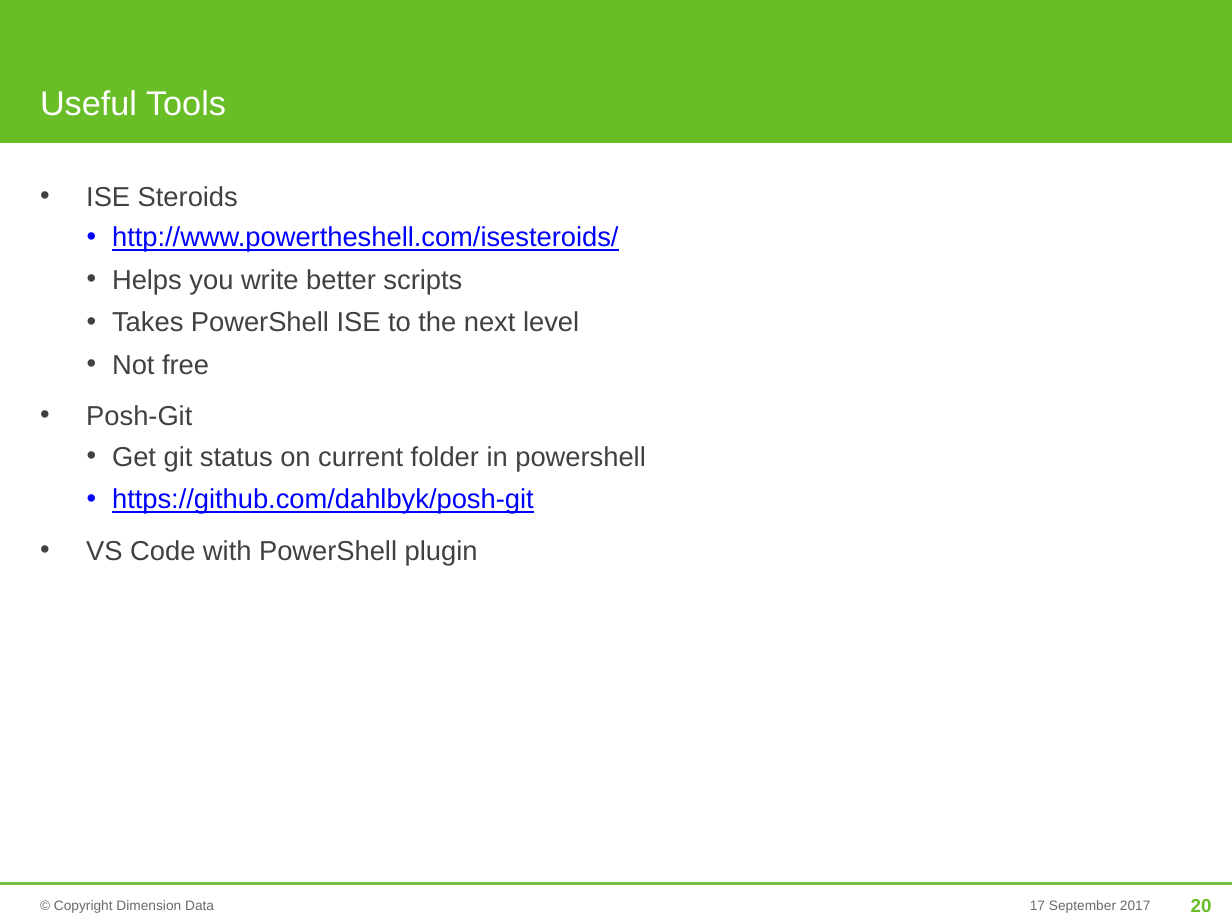
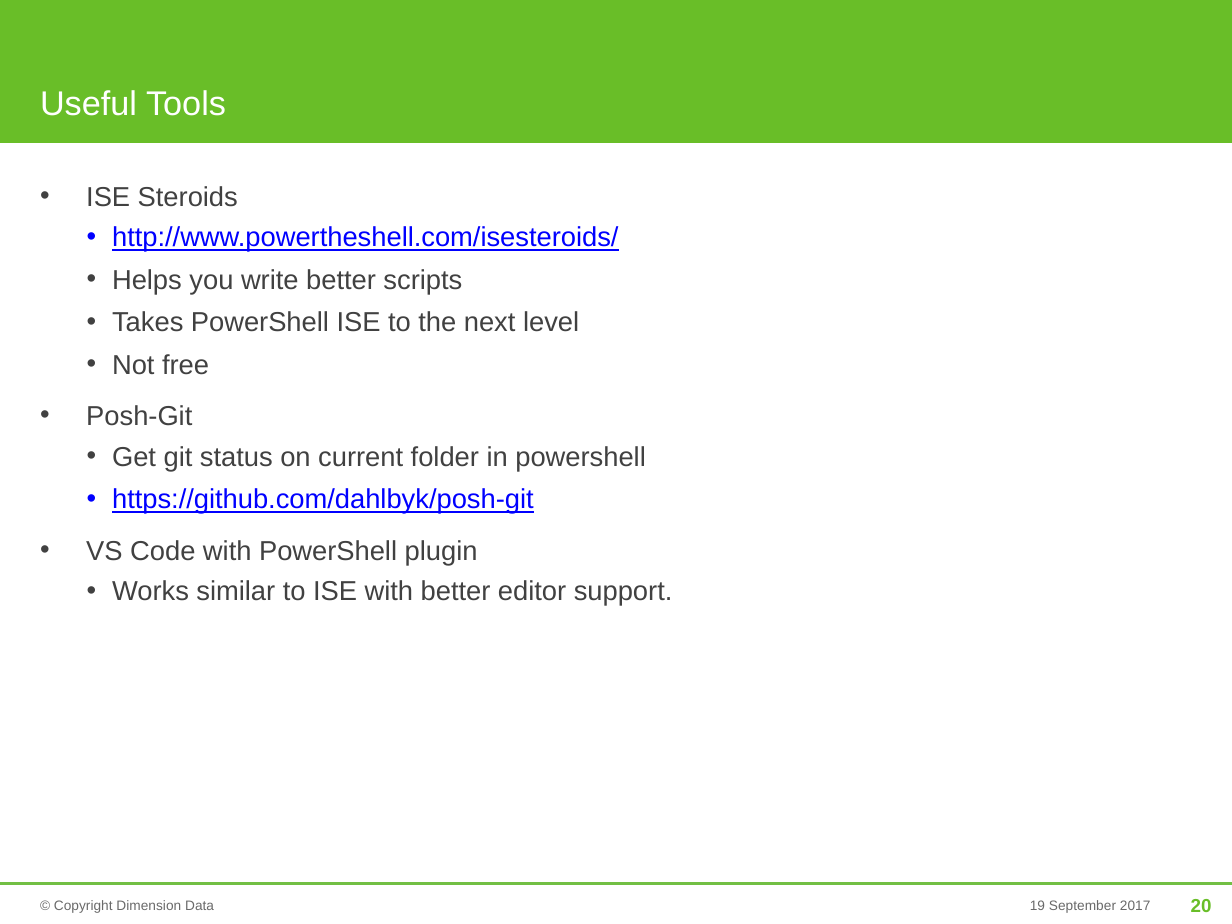
Before and after one commit to mjrio/mjr-tooling-poweshell, a slide deck: slide 20 of BasicPowerShell.pptx. Drawn at 1232x924 pixels with LibreOffice and Linux fonts; fonts in the diff are those of the drawing; background and template pictures are left out. Boxes give left, top, right and bottom in pixels: in the first picture for what was removed or moved away, otherwise in the second. Text is boxed around its words. In the diff, an @@ line names an element or a change of style, - is before the commit and + after.

```diff
--- a/BasicPowerShell.pptx
+++ b/BasicPowerShell.pptx
@@ text at [112,580,673,606]: paragraph added @@
+    • Works similar to ISE with better editor support.
@@ text at [1030,900,1151,913]: text changed @@
-17 September 2017
+19 September 2017
```
Also in this commit, not shown: 18 other slides changed, 1 slide added, 6 slides removed, 1 other file.
